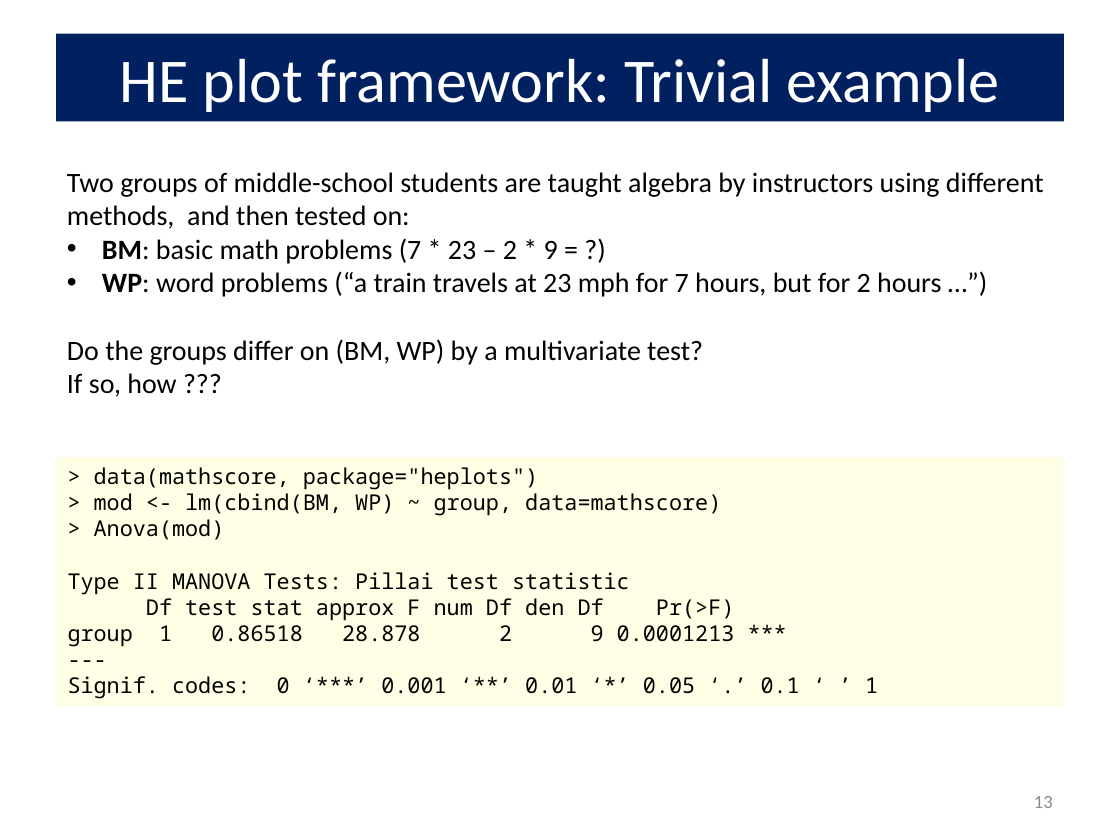
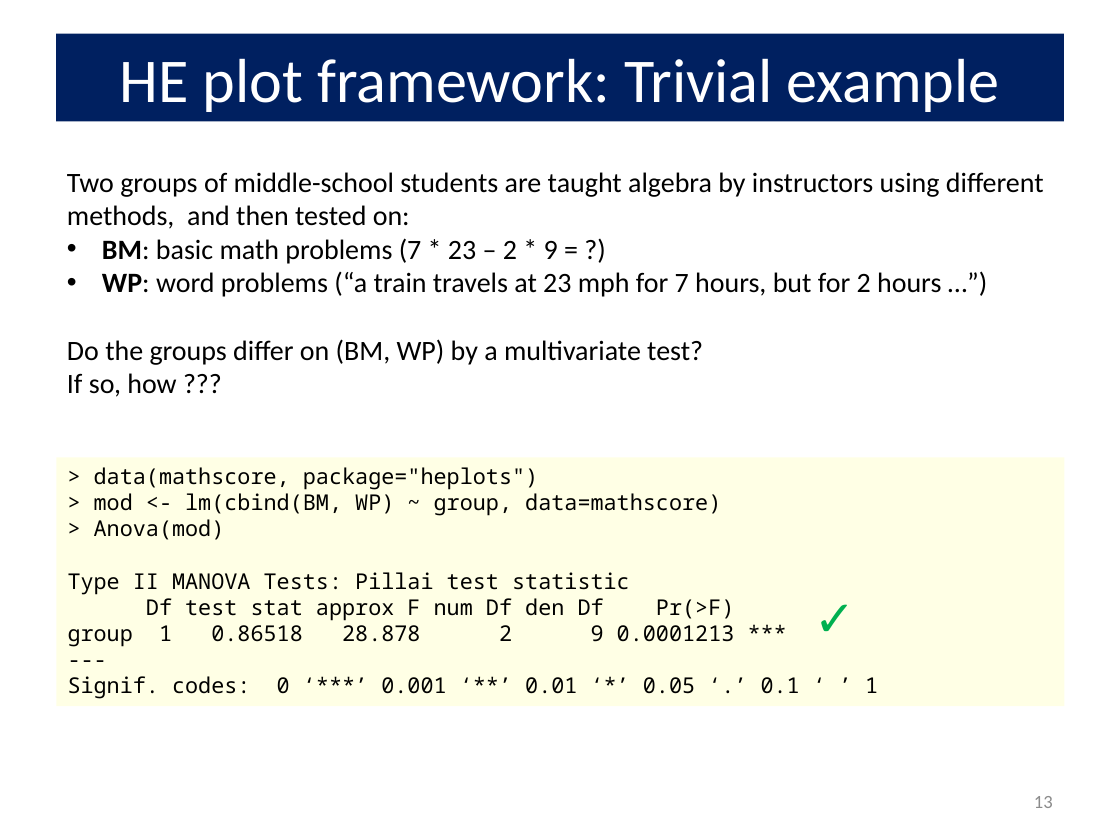
Before and after one commit to friendly/VisMLM-course, a slide deck: slide 13 of lectures/lecture2.pptx. Drawn at 1120x840 pixels with LibreOffice and Linux fonts; fonts in the diff are those of the drawing. Boxes give left, top, right and bottom in pixels: in the first picture for what was removed or moved away, otherwise in the second. Text is boxed around its words. In the diff, an @@ line names an element or a change of style, - is before the commit and + after.

```diff
--- a/lectures/lecture2.pptx
+++ b/lectures/lecture2.pptx
@@ text added at <box>803,581,865,653</box>, 32 pt, text #00B050 @@
+✓
```
Also in this commit, not shown: 5 other slides changed, 4 other files.
